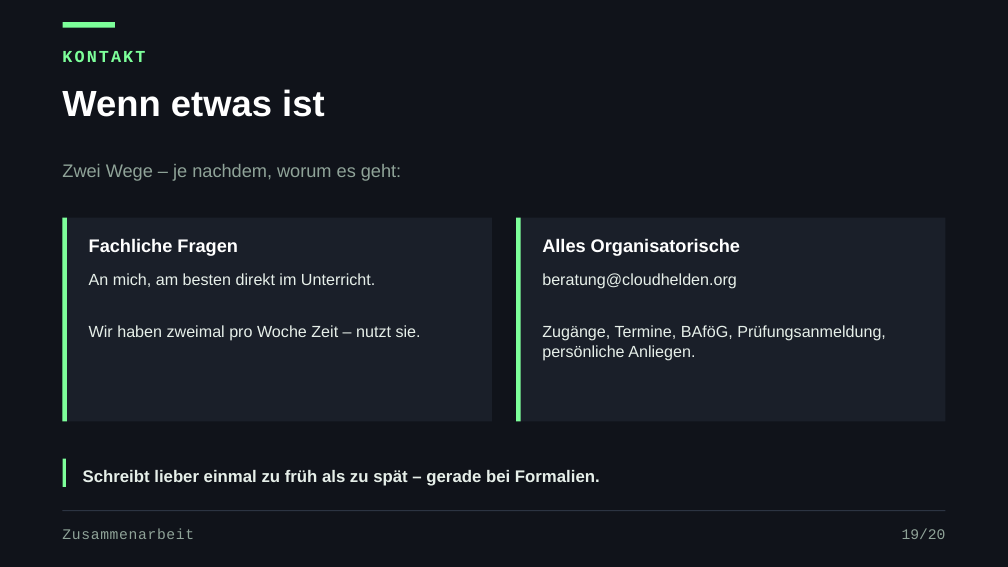
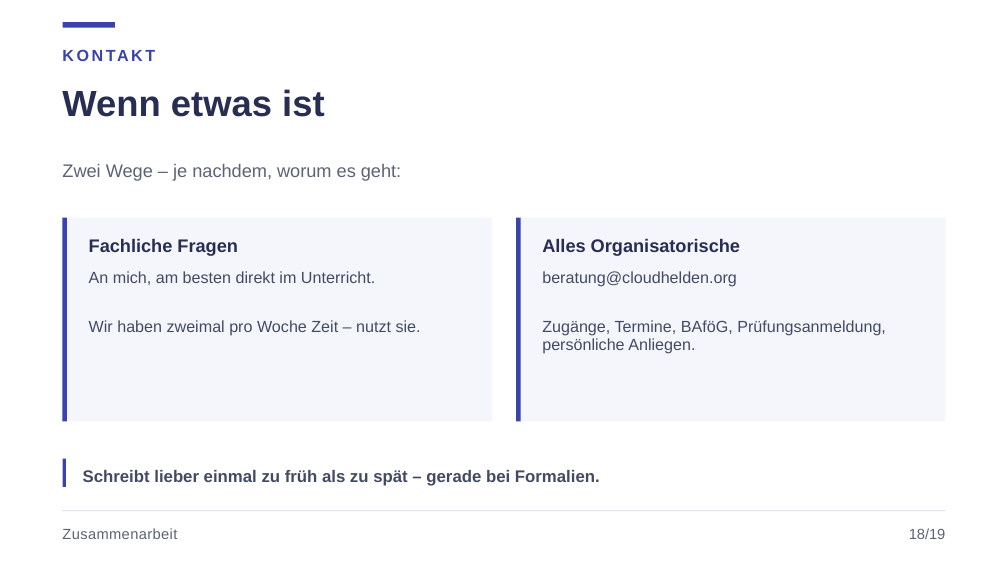
Before and after one commit to JacobMenge/kurs-unterlagen, a slide deck: slide 22 of folien/dist/00-orientierung.pptx (slide 23 before the commit). Drawn at 1008x567 pixels with LibreOffice and Linux fonts; fonts in the diff are those of the drawing. Boxes give left, top, right and bottom in pixels: in the first picture for what was removed or moved away, otherwise in the second. Text is boxed around its words. In the diff, an @@ line names an element or a change of style, - is before the commit and + after.

Commit message:
folien: helles cloudhelden-design, partner-interview statt kennenlernspiel

```diff
--- a/folien/dist/00-orientierung.pptx
+++ b/folien/dist/00-orientierung.pptx
@@ background #10131A to #FFFFFF @@
@@ text "KONTAKT" at (62, 42, 946, 69): size 12 to 11.5 pt, font Courier New to Arial, text colour #7DFF9A to #3843AF, letter spacing 1.5 to 1.8 pt @@
@@ text "Zwei Wege – je nachdem, ..." at (62, 164, 401, 181): text colour #8FA398 to #5C6377 @@
@@ rectangle at (62, 218, 492, 421): fill #1A1F29 to #F5F6FC @@
@@ rectangle at (516, 218, 946, 421): fill #1A1F29 to #F5F6FC @@
@@ text colour #FFFFFF to #272E52 in 3 elements at (62, 89, 324, 117), (89, 238, 238, 256), (542, 238, 740, 256) @@
@@ text "An mich, am besten direkt ..." at (89, 271, 421, 336): text colour #E6EFE9 to #434A63; line spacing 1 to 0.92 @@
@@ text "beratung@cloudhelden.org" at (542, 271, 886, 354): text colour #E6EFE9 to #434A63; line spacing 1 to 0.92 @@
@@ fill #7DFF9A to #3843AF in 4 elements at (62, 22, 115, 28), (62, 218, 67, 421), (516, 218, 520, 421), (62, 459, 67, 487) @@
@@ text "Schreibt lieber einmal zu früh ..." at (83, 470, 600, 486): text colour #E6EFE9 to #434A63 @@
@@ text "Zusammenarbeit" at (62, 528, 177, 539): font Courier New to Arial, text colour #8FA398 to #5C6377, letter spacing 0.5 to 0.3 pt @@
@@ line (62, 511) - (946, 511): stroke #2C3442 0.75 pt to #DFE3F0 0.75 pt @@
@@ text at (909, 528, 946, 539): text changed; font Courier New to Arial; text colour #8FA398 to #5C6377 @@
-19/20
+18/19
```
Also in this commit, not shown: 21 other slides changed, 2 slides added, 3 slides removed, 4 other files.
